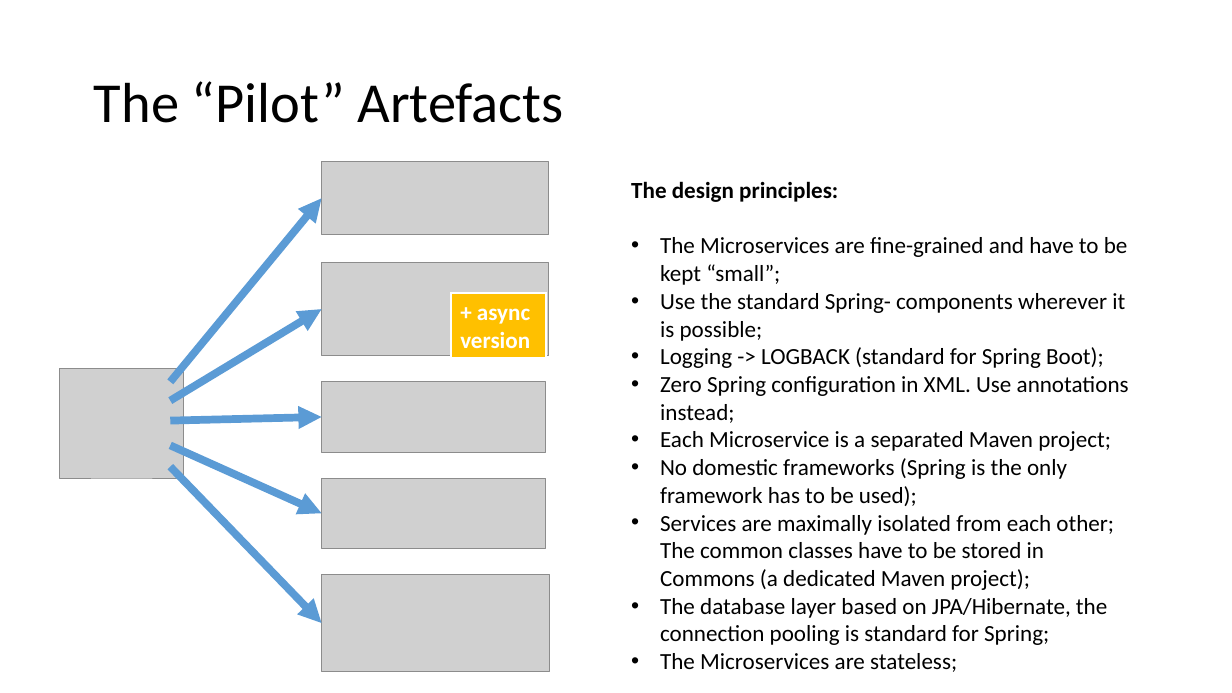
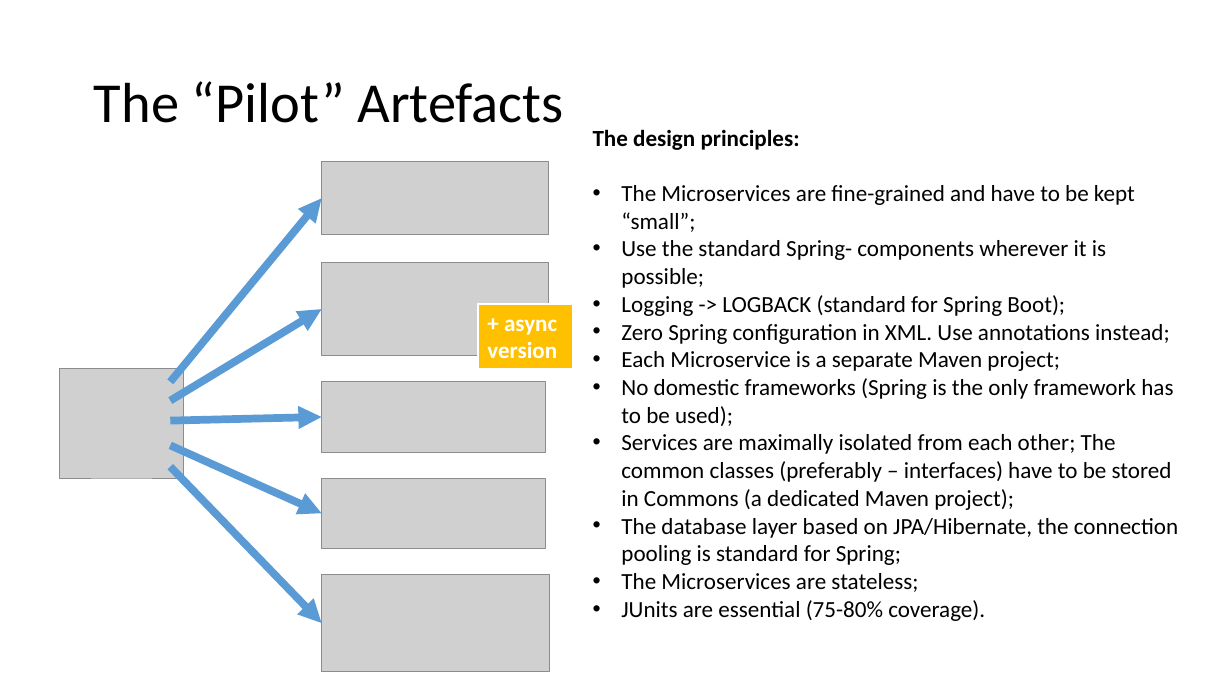
Before and after one commit to antonnazarov/altron-pilot, a slide deck: slide 8 of doc/altron-ms-demo-20190802.pptx. Drawn at 1232x693 pixels with LibreOffice and Linux fonts; fonts in the diff are those of the drawing; grey boxes stand for pictures. Boxes give left, top, right and bottom in pixels: in the first picture for what was removed or moved away, otherwise in the second. Text is boxed around its words. In the diff, an @@ line names an element or a change of style, - is before the commit and + after.

Commit message:
Junits and the presenation update

```diff
--- a/doc/altron-ms-demo-20190802.pptx
+++ b/doc/altron-ms-demo-20190802.pptx
@@ text "The design principles:": place and size @@
-text "The design principles:" at [631, 181, 1129, 672]
+text "The design principles:" at [593, 129, 1178, 621]
@@ rectangle "+ async": place and size @@
-rectangle "+ async" at [451, 293, 545, 359]
+rectangle "+ async" at [479, 304, 573, 370]
@@ text at [621, 351, 1060, 371]: text changed @@
-• Each Microservice is a separated Maven project;
+• Each Microservice is a separate Maven project;
@@ text at [621, 434, 1172, 510]: text changed @@
-• Services are maximally isolated from each other; The common classes have to be stored in Commons (a dedicated Maven project);
+• Services are maximally isolated from each other; The common classes (preferably – interfaces) have to be stored in Commons (a dedicated Maven project);
@@ text at [621, 600, 985, 621]: paragraph added @@
+• JUnits are essential (75-80% coverage).
```
Also in this commit, not shown: 7 slides added, 14 other files.
